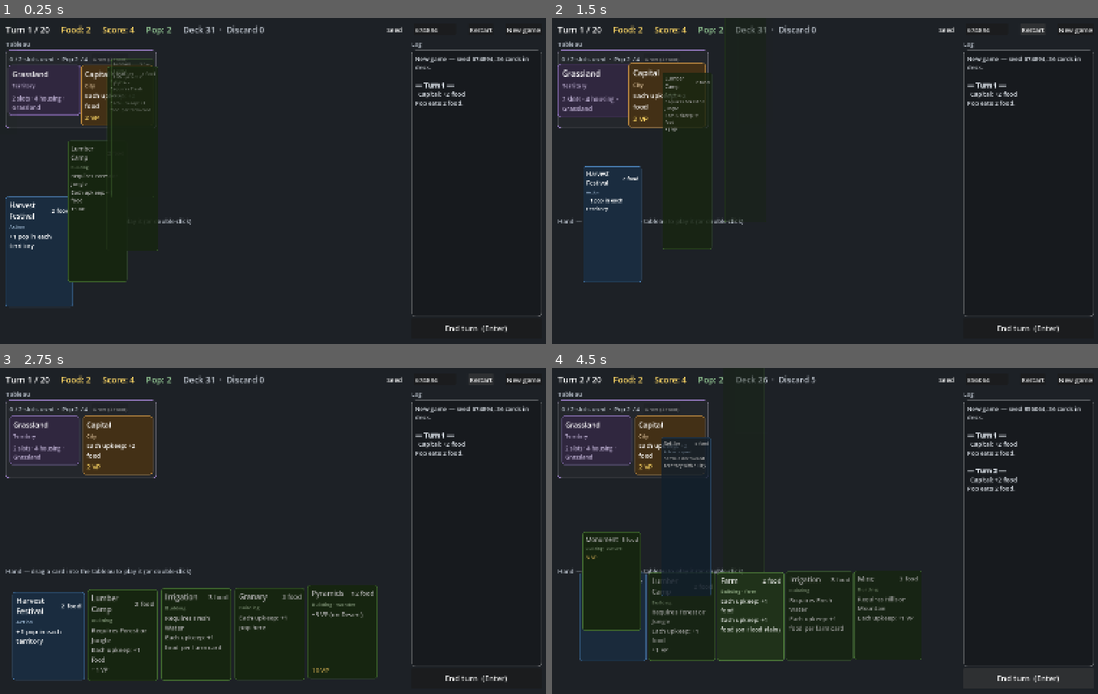
Above: before the commit, frames 1-4 (two rows, left to right).
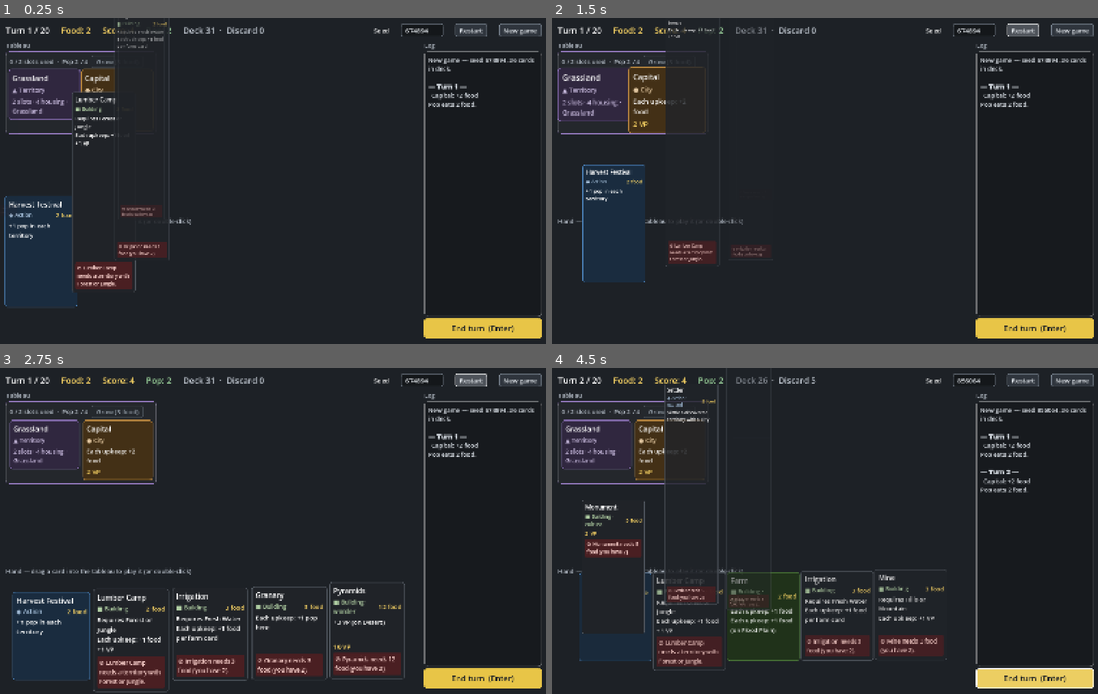
Above: after the commit, the same moments.

Repository: r888888888/4x-card-game
Game: Godot game, scene res://ui/main.tscn
Two runs of this game, one before a commit and one after it. Both use one fixed random seed, a clock stepped at 60 frames per second and the inputs below.
Inputs:
- Up to frame 1 (0.25 s): no input
- Up to frame 2 (1.5 s): click "Restart" at 0.5 s; click "Restart" at 1.25 s
- Up to frame 3 (2.75 s): click "Restart" at 2 s
- Up to frame 4 (4.5 s): click "New game" at 2.75 s; click "New game" at 3.5 s; click "End turn (Enter)" at 4.25 s

The runs differ from the first frame. In frame 1, 9.5% of the frame differs, in the area x 0-100%, y 0-99%; in frame 2, 7.7%; in frame 3, 14%; in frame 4, 15%, in the area x 1-100%, y 0-99%.

Commit message:
015: full-contrast text on dimmed cards with a reason strip; styled buttons and seed field; type marks; 18px minimum; compact frontier cards
Co-Authored-By: Claude Opus 5.5 <noreply@anthropic.com>

Diff:
--- a/ui/card_view.gd
+++ b/ui/card_view.gd
@@ -17,10 +17,23 @@
 	"city": Color("c08a3e"),
 	"territory": Color("8a6fb5"),
 }
-const HAND_SIZE := Vector2(215, 280)
+const HAND_SIZE := Vector2(232, 280)
 const TABLEAU_SIZE := Vector2(215, 150)
+const COMPACT_SIZE := Vector2(215, 90)  # a frontier territory: name and info only
+# A shape per type, so types can be told apart without colour.
+const TYPE_MARKS := {
+	"action": "◆",
+	"building": "■",
+	"city": "●",
+	"territory": "▲",
+}
 const WARN_COLOR := Color("ff6b6b")
 const HIGHLIGHT_COLOR := Color("ffd966")
+# A dimmed card (unplayable, or an idle building) greys its background and border, never its text.
+const DIM_BG := Color("202328")
+const DIM_BORDER := Color("50565e")
+const STRIP_BG := Color("4a1f22")  # the reason strip at the bottom of a dimmed card
+const STRIP_TEXT := Color("ffd6d1")
 
 var uid := -1
 var in_hand := false
@@ -34,6 +47,7 @@
 var _box: VBoxContainer
 var _warning := false
 var _highlight := false
+var _dimmed := false
 var _hover := false
 var _pressed := false
 var _press_pos := Vector2.ZERO
@@ -52,14 +66,15 @@
 
 
 ## Builds (or rebuilds) the card's content. play_error: "" if playable, otherwise the reason
-## (shown as tooltip). Ignored for tableau cards.
-func setup(card: CardInstance, card_db: Dictionary, p_in_hand: bool, play_error := "") -> void:
+## (shown on the card and as tooltip). Ignored for tableau cards. compact leaves out the type line and
+## rules (for frontier territories, to save height).
+func setup(card: CardInstance, card_db: Dictionary, p_in_hand: bool, play_error := "", compact := false) -> void:
 	uid = card.uid
 	in_hand = p_in_hand
 	pickable = false
 	var def := card.def
 	_color = TYPE_COLORS.get(def.type, Color.GRAY)
-	_target_size = HAND_SIZE if in_hand else TABLEAU_SIZE
+	_target_size = HAND_SIZE if in_hand else (COMPACT_SIZE if compact else TABLEAU_SIZE)
 	custom_minimum_size = _target_size
 
 	if _style == null:
@@ -72,8 +87,7 @@
 		mouse_entered.connect(_set_hover.bind(true))
 		mouse_exited.connect(_set_hover.bind(false))
 		size = _target_size
-	_style.bg_color = _color.darkened(0.65)
-	_style.border_color = _color
+	_dimmed = false
 
 	if _box != null:
 		remove_child(_box)
@@ -83,25 +97,29 @@
 	_box.add_theme_constant_override("separation", 6)
 	add_child(_box)
 
-	var header := HBoxContainer.new()
-	header.mouse_filter = Control.MOUSE_FILTER_IGNORE
-	_box.add_child(header)
-	var title := _label(def.name, 22)
-	title.size_flags_horizontal = Control.SIZE_EXPAND_FILL
-	header.add_child(title)
-	if in_hand:
-		var cost := _label(_cost_text(def.cost), 19)
-		cost.name = "Cost"
-		cost.autowrap_mode = TextServer.AUTOWRAP_OFF  # the title wraps around it instead
-		header.add_child(cost)
-
-	var subtitle := def.type.capitalize()
+	_box.add_child(_label(def.name, 22))  # the title gets the full width
+
+	# Type line, with the cost at its right on a hand card.
+	var type_row := HBoxContainer.new()
+	type_row.mouse_filter = Control.MOUSE_FILTER_IGNORE
+	var subtitle: String = TYPE_MARKS.get(def.type, "") + " " + def.type.capitalize()
 	var shown_tags := def.tags.filter(func(t): return t != def.type)
 	if not shown_tags.is_empty():
 		subtitle += " · " + ", ".join(PackedStringArray(shown_tags))
-	_box.add_child(_label(subtitle, 16, _color.lightened(0.5)))
-
-	var rules_text := def.rules_text(card_db)
+	var subtitle_label := _label(subtitle, 18, _color.lightened(0.5))
+	subtitle_label.size_flags_horizontal = Control.SIZE_EXPAND_FILL
+	type_row.add_child(subtitle_label)
+	if in_hand:
+		var cost := _label(_cost_text(def.cost), 19, HIGHLIGHT_COLOR)
+		cost.name = "Cost"
+		cost.autowrap_mode = TextServer.AUTOWRAP_OFF  # the type line wraps around it instead
+		type_row.add_child(cost)
+	if not compact:
+		_box.add_child(type_row)
+	else:
+		type_row.free()
+
+	var rules_text := "" if compact else def.rules_text(card_db)
 	if rules_text != "":  # territories have none; an empty label would still take a line
 		var rules := _label(rules_text, 19)
 		rules.size_flags_vertical = Control.SIZE_EXPAND_FILL
@@ -112,7 +130,7 @@
 		var names := def.keywords.map(func(k): return k.capitalize())
 		if not names.is_empty():
 			info += " · " + ", ".join(PackedStringArray(names))
-		var info_label := _label(info, 17, _color.lightened(0.5))
+		var info_label := _label(info, 18, _color.lightened(0.5))
 		info_label.size_flags_vertical = Control.SIZE_EXPAND_FILL  # sits at the bottom of the card
 		info_label.vertical_alignment = VERTICAL_ALIGNMENT_BOTTOM
 		_box.add_child(info_label)
@@ -126,32 +144,21 @@
 		modulate = Color.WHITE
 		tooltip_text = ""
 		mouse_default_cursor_shape = Control.CURSOR_ARROW
-
-
-## Updates the playable look of a hand card: cost colour, tooltip, cursor, greying.
+	_update_border()
+
+
+## Updates the playable look of a hand card: tooltip, cursor, dimming, and a strip at the bottom
+## saying why it can't be played.
 func set_play_error(play_error: String) -> void:
 	var playable := play_error == ""
-	var cost := _box.get_node_or_null("Cost") as Label
-	if cost != null:
-		cost.add_theme_color_override("font_color", Color("ffd966") if playable else Color("ff8a80"))
 	tooltip_text = "Drag into the tableau (or double-click) to play." if playable else play_error
 	mouse_default_cursor_shape = Control.CURSOR_DRAG if playable else Control.CURSOR_FORBIDDEN
-	# Greyed but still readable; the red cost shows why.
-	modulate = Color.WHITE if playable else Color(0.68, 0.68, 0.68)
-
-
-## Greys out a tableau building with no worker and marks it "Idle" (or clears that).
+	_set_dimmed(not playable, "" if playable else "⊘ " + play_error)
+
+
+## Dims a tableau building with no worker and marks it "Idle" (or clears that).
 func set_idle(idle: bool) -> void:
-	var marker := _box.get_node_or_null("Idle") as Label
-	if idle and marker == null:
-		marker = _label("Idle: no worker", 17, Color("ff8a80"))
-		marker.name = "Idle"
-		_box.add_child(marker)
-	elif not idle and marker != null:
-		_box.remove_child(marker)
-		marker.queue_free()
-	var shade := 0.55 if idle else 1.0
-	modulate = Color(shade, shade, shade, modulate.a)
+	_set_dimmed(idle, "⊘ Idle: no worker" if idle else "")
 	tooltip_text = "Idle: this territory has more buildings than pop, so this one skips upkeep." if idle else ""
 
 
@@ -175,6 +182,31 @@
 ## Outlines the card in gold as a valid target for the card being played.
 func set_highlight(on: bool) -> void:
 	_highlight = on
+	_update_border()
+
+
+## Greys the card's background and border (not its text) and shows reason in a strip at the
+## bottom, or undoes both.
+func _set_dimmed(on: bool, reason: String) -> void:
+	_dimmed = on
+	var strip := _box.get_node_or_null("Reason") as PanelContainer
+	if reason == "":
+		if strip != null:
+			_box.remove_child(strip)
+			strip.queue_free()
+	else:
+		if strip == null:
+			strip = PanelContainer.new()
+			strip.name = "Reason"
+			strip.mouse_filter = Control.MOUSE_FILTER_IGNORE
+			var style := StyleBoxFlat.new()
+			style.bg_color = STRIP_BG
+			style.set_corner_radius_all(4)
+			style.set_content_margin_all(6)
+			strip.add_theme_stylebox_override("panel", style)
+			strip.add_child(_label("", 18, STRIP_TEXT))
+			_box.add_child(strip)
+		(strip.get_child(0) as Label).text = reason
 	_update_border()
 
 
@@ -425,6 +457,7 @@
 
 
 func _update_border() -> void:
+	_style.bg_color = DIM_BG if _dimmed else _color.darkened(0.65)
 	if _warning:
 		_style.border_color = WARN_COLOR
 	elif _hover or state == State.DRAGGING:
@@ -432,7 +465,7 @@
 	elif _highlight:
 		_style.border_color = HIGHLIGHT_COLOR
 	else:
-		_style.border_color = _color
+		_style.border_color = DIM_BORDER if _dimmed else _color
 	_style.shadow_size = 14 if (_hover or state == State.DRAGGING) else 0
 	_style.set_border_width_all(4 if _highlight else 2)
 	_style.shadow_offset = Vector2(0, 8)
--- a/ui/main.gd
+++ b/ui/main.gd
@@ -12,6 +12,7 @@
 const GROUP_GAP := 16  # between territory groups in the tableau
 const GROUP_PADDING := 11  # inside a territory group's frame
 const PANEL_COLOR := Color("171a1e")  # log panel background
+const ACCENT := Color("e8c547")  # the main action's button (End turn)
 
 var _turn_label: Label
 var _food_label: Label
@@ -431,7 +432,6 @@
 	group.label = _heading("")
 	header.add_child(group.label)
 	group.grow_button = _button("", func(): Game.engine.grow(group.uid))
-	group.grow_button.add_theme_font_size_override("font_size", 16)
 	header.add_child(group.grow_button)
 	group.row = HBoxContainer.new()
 	group.row.mouse_filter = Control.MOUSE_FILTER_IGNORE
@@ -446,10 +446,11 @@
 func _place(card: CardInstance, in_hand: bool, container: Container, index: int, delay: float) -> bool:
 	var e := Game.engine
 	var error := _hand_error(card.uid) if in_hand else ""
+	var compact := container == _frontier
 	var view: CardView = _views.get(card.uid)
 	if view == null:
 		view = CardView.new()
-		view.setup(card, e.card_db, in_hand, error)
+		view.setup(card, e.card_db, in_hand, error, compact)
 		view.set_pickable(container == _reveal, "Click to keep this territory.")
 		view.drag_requested.connect(_on_drag_requested)
 		view.double_clicked.connect(_on_double_clicked)
@@ -465,7 +466,7 @@
 		if view == _dragging:
 			_end_drag()
 		var old_slot := view.slot
-		view.setup(card, e.card_db, in_hand, error)
+		view.setup(card, e.card_db, in_hand, error, compact)
 		view.set_pickable(container == _reveal, "Click to keep this territory.")
 		view.fly_to_slot(_new_slot(in_hand, container, index), _fx)
 		_free_slot(old_slot)
@@ -659,6 +660,7 @@
 	# Default text size for everything without an explicit override (log, buttons, inputs).
 	theme = Theme.new()
 	theme.default_font_size = 20
+	_style_controls(theme)
 
 	var bg := ColorRect.new()
 	bg.color = Color("1d2126")
@@ -723,7 +725,7 @@
 	_tableau_scroll.size_flags_vertical = Control.SIZE_EXPAND_FILL
 	_tableau_scroll.horizontal_scroll_mode = ScrollContainer.SCROLL_MODE_DISABLED
 	# Room for one territory group (header, a row of tableau cards, padding) before it scrolls.
-	_tableau_scroll.custom_minimum_size.y = CardView.TABLEAU_SIZE.y + 100
+	_tableau_scroll.custom_minimum_size.y = CardView.TABLEAU_SIZE.y + 115
 	tableau_section.add_child(_tableau_scroll)
 	_tableau = HFlowContainer.new()
 	_tableau.size_flags_horizontal = Control.SIZE_EXPAND_FILL
@@ -745,7 +747,7 @@
 	hand_pad.add_child(_hand)
 
 	var side_col := _section(body, "Log")
-	side_col.custom_minimum_size.x = 400
+	side_col.custom_minimum_size.x = 360
 	side_col.size_flags_vertical = Control.SIZE_EXPAND_FILL
 	var log_panel := PanelContainer.new()
 	log_panel.size_flags_vertical = Control.SIZE_EXPAND_FILL
@@ -762,6 +764,7 @@
 	_end_turn_button = _button("End turn  (Enter)", func(): Game.engine.end_turn())
 	_end_turn_button.custom_minimum_size.y = 60
 	_end_turn_button.add_theme_font_size_override("font_size", 24)
+	_end_turn_button.theme_type_variation = "AccentButton"
 	side_col.add_child(_end_turn_button)
 
 	# Effects layer, above the board and below the overlays.
@@ -834,6 +837,37 @@
 	box.add_child(_button("New game", func(): _start_game(-1)))
 
 
+## Button and text field looks: a visible fill and border, a hover state, and a disabled state that
+## still reads. "AccentButton" (End turn) is the one main action.
+static func _style_controls(t: Theme) -> void:
+	var box := func(bg: Color, border: Color) -> StyleBoxFlat:
+		var style := _panel_style(bg, border, 0)
+		style.set_border_width_all(2)
+		style.set_corner_radius_all(6)
+		style.content_margin_left = 14
+		style.content_margin_right = 14
+		style.content_margin_top = 6
+		style.content_margin_bottom = 6
+		return style
+	for type: String in ["Button", "AccentButton"]:
+		var accent := type == "AccentButton"
+		if accent:
+			t.set_type_variation(type, "Button")
+		var fill := ACCENT if accent else Color("2f353d")
+		var text := Color("1d2126") if accent else Color("e6ebf0")
+		t.set_stylebox("normal", type, box.call(fill, ACCENT if accent else Color("78828e")))
+		t.set_stylebox("hover", type, box.call(fill.lightened(0.15), Color.WHITE))
+		t.set_stylebox("pressed", type, box.call(fill.darkened(0.2), Color.WHITE))
+		t.set_stylebox("disabled", type, box.call(Color("24282d"), Color("4a5058")))
+		t.set_stylebox("focus", type, StyleBoxEmpty.new())
+		for state in ["font_color", "font_hover_color", "font_pressed_color", "font_focus_color"]:
+			t.set_color(state, type, text)
+		t.set_color("font_disabled_color", type, Color("8d96a0"))
+	t.set_stylebox("normal", "LineEdit", box.call(Color("14171a"), Color("78828e")))
+	t.set_stylebox("focus", "LineEdit", box.call(Color("14171a"), ACCENT))
+	t.set_color("font_color", "LineEdit", Color("e6ebf0"))
+
+
 ## Full-screen dimmer with a centred, opaque panel. The panel is stored as meta "panel" and its
 ## VBox as meta "box".
 func _overlay(border := Color(1, 1, 1, 0.25)) -> Control:
Not shown, changed: docs/backlog/015-legibility-contrast.md
